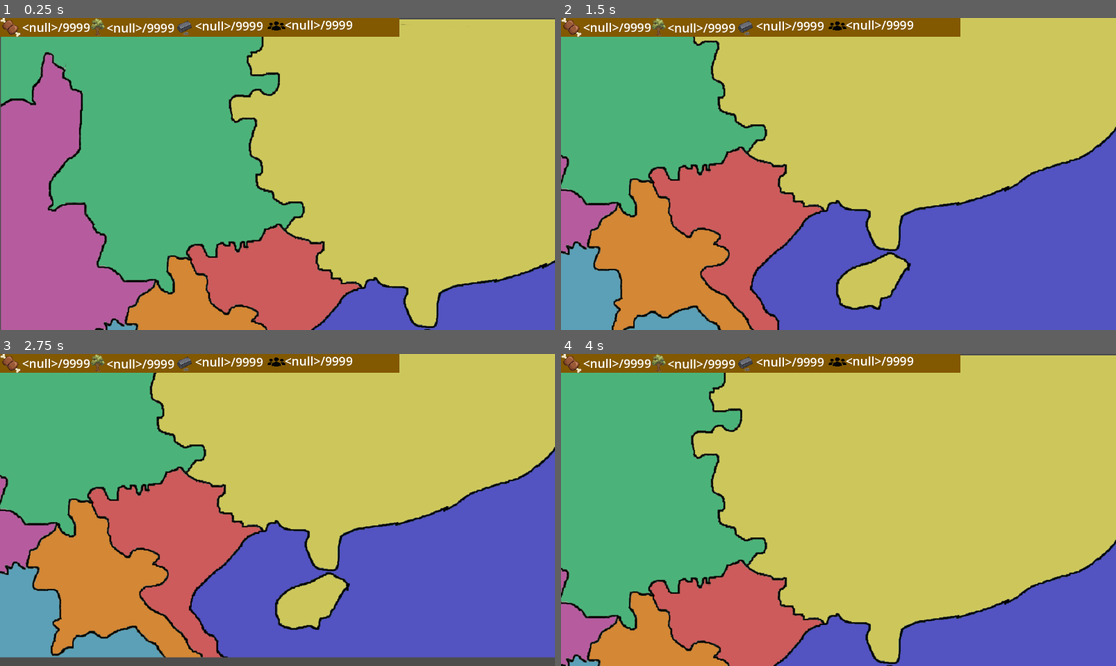
Above: before the commit, frames 1-4 (two rows, left to right).
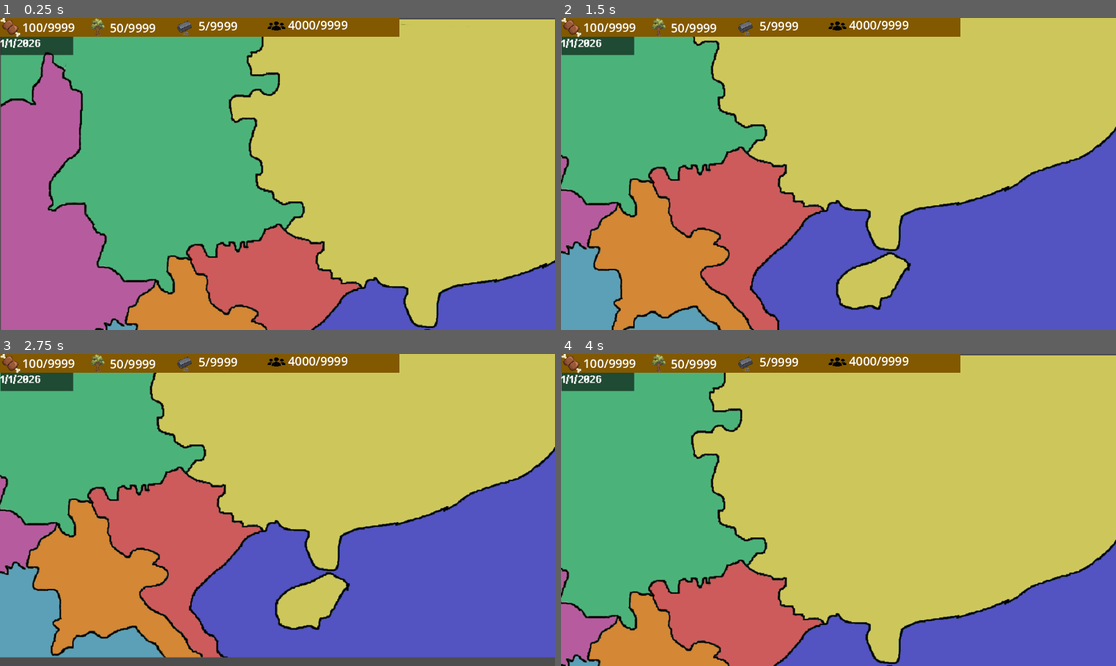
Above: after the commit, the same moments.

Repository: meolaptrinh/Vecil
Game: Godot game, scene res://scenes/maingame.tscn
Same seed, same stepped clock (60 frames per second), same inputs: the game is played once before the commit and once after it. This scene is started directly instead of the project's main scene.
Inputs (mouse positions are in pixels of both pictures, inside the frame that each line leads up to):
- Up to frame 1 (0.25 s): no input
- Up to frame 2 (1.5 s): tap Enter at 0.5 s; move the mouse to (960, 158) at 0.52 s; hold Right (ui_right) 0.53-1.28 s; click (960, 158) at 0.67 s; tap Space at 1.25 s; move the mouse to (727, 189) at 1.27 s; hold Down (ui_down) from 1.28 s (still down)
- Up to frame 3 (2.75 s): tap Enter at 2 s; move the mouse to (333, 441) at 2.02 s; release Down (ui_down) at 2.03 s; hold Right (ui_right) from 2.03 s (still down)
- Up to frame 4 (4 s): tap Space at 2.75 s; move the mouse to (810, 572) at 2.77 s; release Right (ui_right) at 2.78 s; hold Up (ui_up) 2.78-3.53 s; click (810, 572) at 2.92 s; move the mouse to (1005, 556) at 3.52 s; hold Left (ui_left) from 3.53 s (still down)

The runs differ from the first frame. In frame 1, 1.7% of the frame differs, in the area x 0-64%, y 0-13%; in frame 2, 1.7%; in frame 3, 1.7%; in frame 4, 1.7%.

Commit message:
Sửa lỗi hiển thị nhầm tài nguyên
thêm thanh thời gian ( chưa dev xong)

Diff:
--- a/scenes/maingame.tscn
+++ b/scenes/maingame.tscn
@@ -7,6 +7,7 @@
 [ext_resource type="Script" uid="uid://c16eqh50iv8hv" path="res://scenes/script/maingame/camera_maingame.gd" id="4_nx2sv"]
 [ext_resource type="Texture2D" uid="uid://b20u2vuco4sku" path="res://res/img/resources/iron_icon.png" id="5_wj18i"]
 [ext_resource type="Texture2D" uid="uid://pci8h0aonavc" path="res://res/img/resources/populationicon.png" id="6_wj18i"]
+[ext_resource type="FontFile" uid="uid://brv00ug442nij" path="res://res/fonts/dearpix-1-94.ttf" id="7_r5jia"]
 [ext_resource type="Script" uid="uid://c67hj6444u4oh" path="res://scenes/script/maingame/maingame_data.gd" id="8_460fr"]
 
 [node name="maingame" type="Node2D"]
@@ -162,6 +163,22 @@
 theme_override_font_sizes/font_size = 25
 text = "9999/9999"
 
+[node name="timelabel" type="Label" parent="layertopbar"]
+offset_left = 1.0
+offset_top = 37.0
+offset_right = 150.0
+offset_bottom = 67.0
+theme_override_fonts/font = ExtResource("7_r5jia")
+theme_override_font_sizes/font_size = 28
+text = "1/1/2026"
+
+[node name="ColorRect" type="ColorRect" parent="layertopbar/timelabel"]
+z_index = -1
+layout_mode = 0
+offset_right = 151.0
+offset_bottom = 40.0
+color = Color(0, 0, 0, 0.58431375)
+
 [node name="cameraMaingame" type="Camera2D" parent="."]
 position = Vector2(574, 323)
 script = ExtResource("4_nx2sv")
--- a/scenes/script/level_select/playgame_butotn.gd
+++ b/scenes/script/level_select/playgame_butotn.gd
@@ -14,5 +14,6 @@
 			labelrole.text = "Bạn là một phó tướng quân ⚔️";
 func _on_okbutton_pressed() -> void:
 	if(!nameline.text.strip_edges().is_empty()):
+		character.charname = nameline.text;
 		get_tree().change_scene_to_file("res://scenes/maingame.tscn");
 		music_manager.stop_music();
--- a/scenes/script/maingame/character.gd
+++ b/scenes/script/maingame/character.gd
@@ -3,3 +3,4 @@
 var json_text = file.get_as_text();
 var data = JSON.parse_string(json_text);
 var levels = data["levels"];
+@onready var charname = "";
--- a/scenes/script/maingame/maingame.gd
+++ b/scenes/script/maingame/maingame.gd
@@ -2,7 +2,12 @@
 @onready var map = $map;
 @onready var levels = level_data.levels;
 @onready var curlv = level_data.curlv;
+@onready var maingame_data = $maingame_data
+@onready var topbar = $layertopbar/topbar
 func _ready() -> void:
 	map.texture = load(levels[curlv]["map"]);
-func _process(delta: float) -> void:
-	pass
+	maingame_data.set_ready_data();
+	topbar.showtopbar();
+
+#func _process(delta: float) -> void:
+#	pass
--- a/scenes/script/maingame/maingame_data.gd
+++ b/scenes/script/maingame/maingame_data.gd
@@ -1,13 +1,21 @@
 extends Node
 @onready var curlv = level_data.curlv;
 @onready var levels = level_data.levels;
-@onready var characters = character.levels;
+@onready var chardata = character.levels[level_data.curlv];
 @onready var food = int(levels[curlv]["food"]);
 @onready var iron = int(levels[curlv]["iron"]);
 @onready var wood = int(levels[curlv]["wood"]);
 @onready var population = int(levels[curlv]["population"]);
-func set_to_default():
+func set_ready_data():
 	food = levels[curlv]["food"];
 	iron = levels[curlv]["iron"];
 	wood = levels[curlv]["wood"];
 	population = levels[curlv]["population"];
+	chardata = character.levels[curlv];
+	match level_data.curmode:
+		0:
+			chardata["allyking"] = character.charname;
+		1:
+			chardata["allygener"] = character.charname;
+		2:
+			chardata["allysubgen"] = character.charname;
--- a/scenes/script/maingame/topbar.gd
+++ b/scenes/script/maingame/topbar.gd
@@ -5,9 +5,7 @@
 @onready var popshow = $population/label;
 @onready var maingame_data = get_parent().get_parent().get_node("maingame_data");
 func showtopbar():
-	foodshow.text = str(maingame_data.food)+"/9999";
-	woodshow.text = str(maingame_data.iron)+"/9999";
-	ironshow.text = str(maingame_data.wood)+"/9999";
-	popshow.text = str(maingame_data.population)+"/9999";
-func _ready() -> void:
-	showtopbar();
+	foodshow.text = str(int(maingame_data.food))+"/9999";
+	woodshow.text = str(int(maingame_data.wood))+"/9999";
+	ironshow.text = str(int(maingame_data.iron))+"/9999";
+	popshow.text = str(int(maingame_data.population))+"/9999";
Not shown: 1 places in scenes/maingame.tscn that only renumber resources
